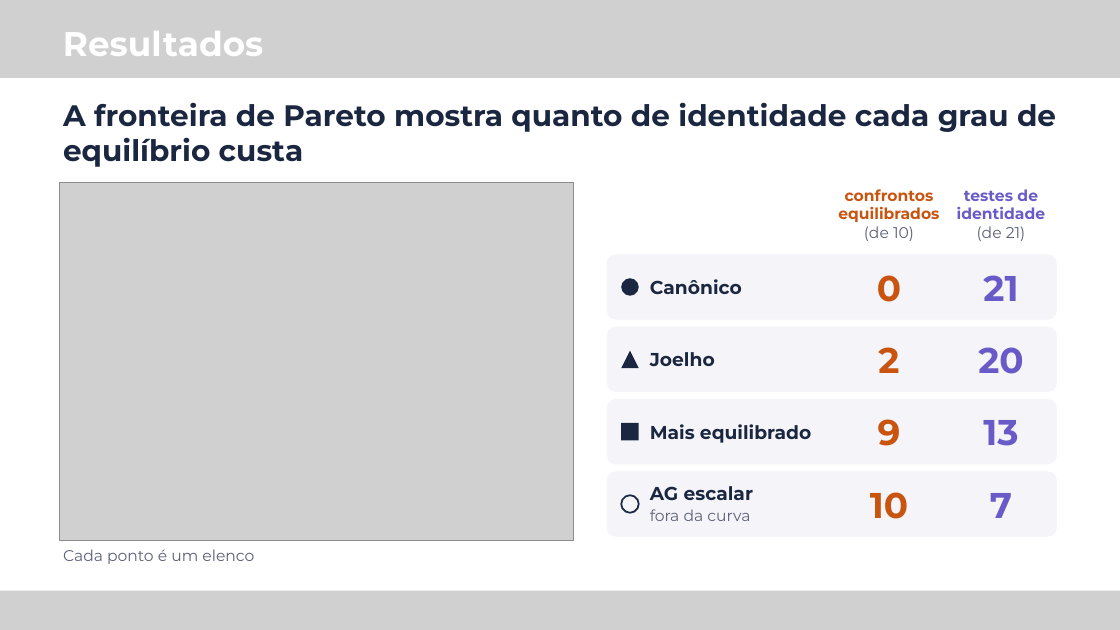
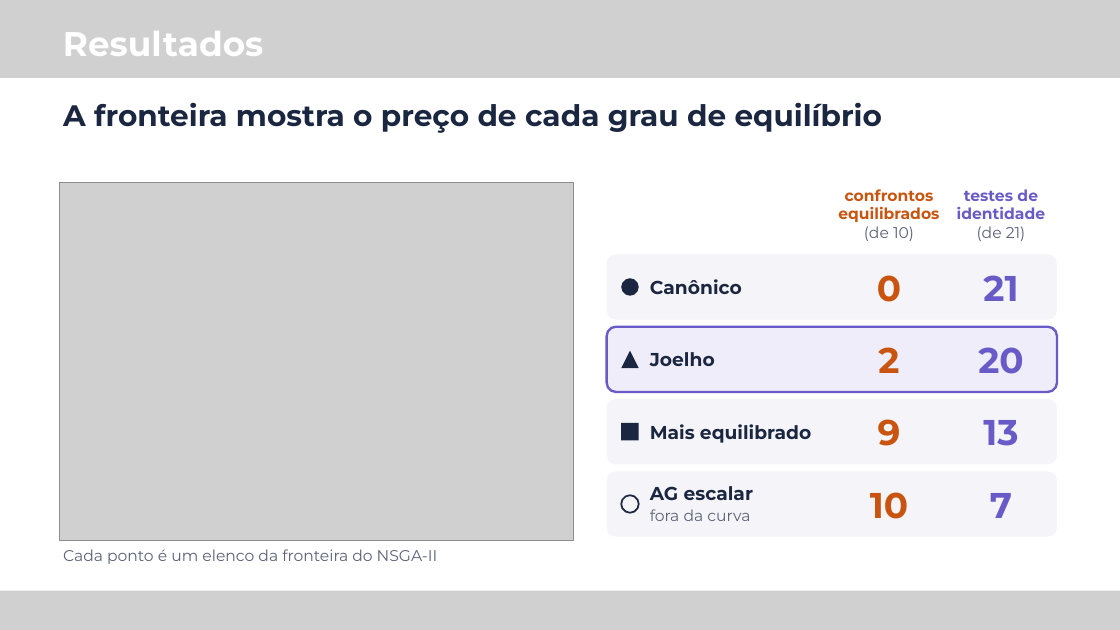
Before and after one commit to M-Gimenes/Simulation, a slide deck: slide 6 of overleaf/talk-latinoware-2026/slides.pptx. Drawn at 1120x630 pixels with LibreOffice and Linux fonts; fonts in the diff are those of the drawing; grey boxes stand for pictures. Boxes give left, top, right and bottom in pixels: in the first picture for what was removed or moved away, otherwise in the second. Text is boxed around its words. In the diff, an @@ line names an element or a change of style, - is before the commit and + after.

```diff
--- a/overleaf/talk-latinoware-2026/slides.pptx
+++ b/overleaf/talk-latinoware-2026/slides.pptx
@@ text at (63, 102, 882, 133): text changed @@
-A fronteira de Pareto mostra quanto de identidade cada grau de equilíbrio custa
+A fronteira mostra o preço de cada grau de equilíbrio
@@ rounded rectangle at (606, 326, 1057, 392): fill #F4F4F9 to #EFEDFA; outline none to #685BC7 3 pt @@
@@ text at (63, 549, 438, 564): text changed @@
-Cada ponto é um elenco
+Cada ponto é um elenco da fronteira do NSGA-II
```
Also in this commit, not shown: 6 other slides changed, 3 slides added, 1 slide removed, 2 other files.
